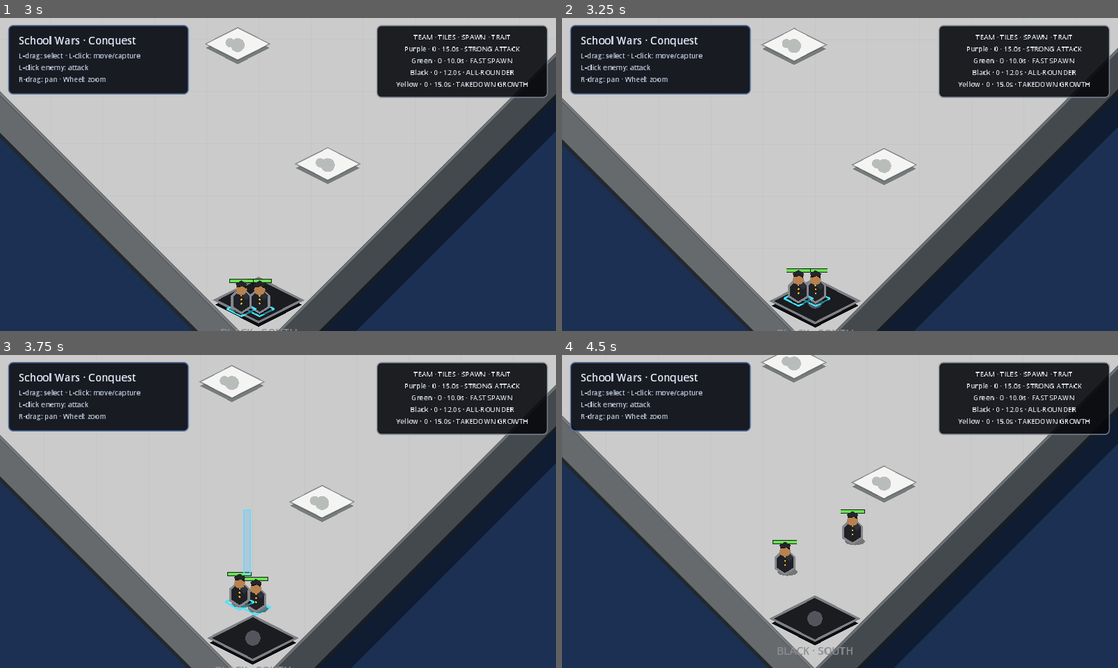
Above: before the commit, frames 1-4 (two rows, left to right).
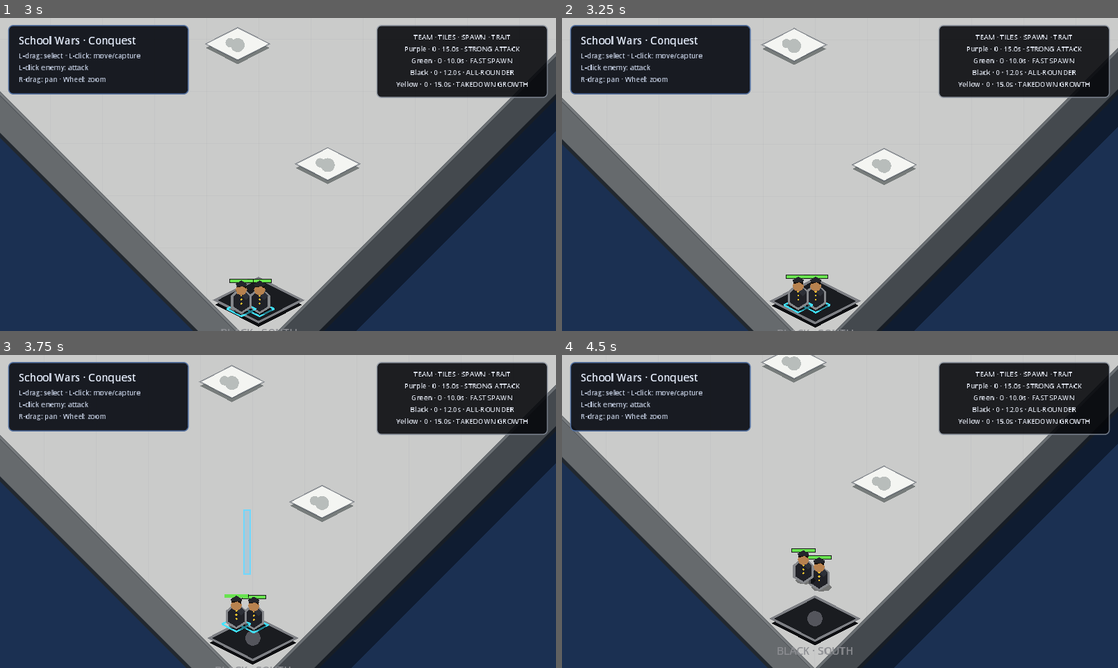
Above: after the commit, the same moments.

Repository: knigfty/school-wars
Game: Godot game, scene res://Scenes/main.tscn
The game is run twice, just before and just after one commit, with the same random seed, the same clock (stepped at 60 frames per second) and the same inputs.
Inputs (mouse positions are in pixels of both pictures, inside the frame that each line leads up to):
- Up to frame 1 (3 s): click (105, 274) at 0.5 s; tap Enter at 1.25 s; move the mouse to (400, 158) at 1.27 s; tap K (camera_pan_down) at 1.35 s; click (400, 158) at 1.42 s; drag from (166, 190) to (344, 27) at 2.02 s; move the mouse to (333, 105) at 2.77 s; tap L (camera_pan_right) at 2.85 s; click (333, 105) at 2.92 s
- Up to frame 2 (3.25 s): no input
- Up to frame 3 (3.75 s): drag from (250, 574) to (233, 383) at 3.52 s
- Up to frame 4 (4.5 s): move the mouse to (1006, 558) at 4.27 s; tap K (camera_pan_down) at 4.35 s; click (1006, 558) at 4.42 s

Frame 1 is identical in both runs. In frame 2, 0.6% of the frame differs, in the area x 39-49%, y 80-95%; in frame 3, 1.0%; in frame 4, 1.4%, in the area x 37-55%, y 49-76%.

Commit message:
tune student movement to a human walking pace

Diff:
--- a/Resources/Unit/default_student_stats.tres
+++ b/Resources/Unit/default_student_stats.tres
@@ -5,9 +5,9 @@
 [resource]
 script = ExtResource("1_stats")
 maximum_health = 100.0
-movement_speed = 180.0
-acceleration = 1200.0
-deceleration = 1600.0
+movement_speed = 96.0
+acceleration = 420.0
+deceleration = 560.0
 attack_damage = 10.0
 attack_range = 38.0
 attacks_per_second = 1.0
